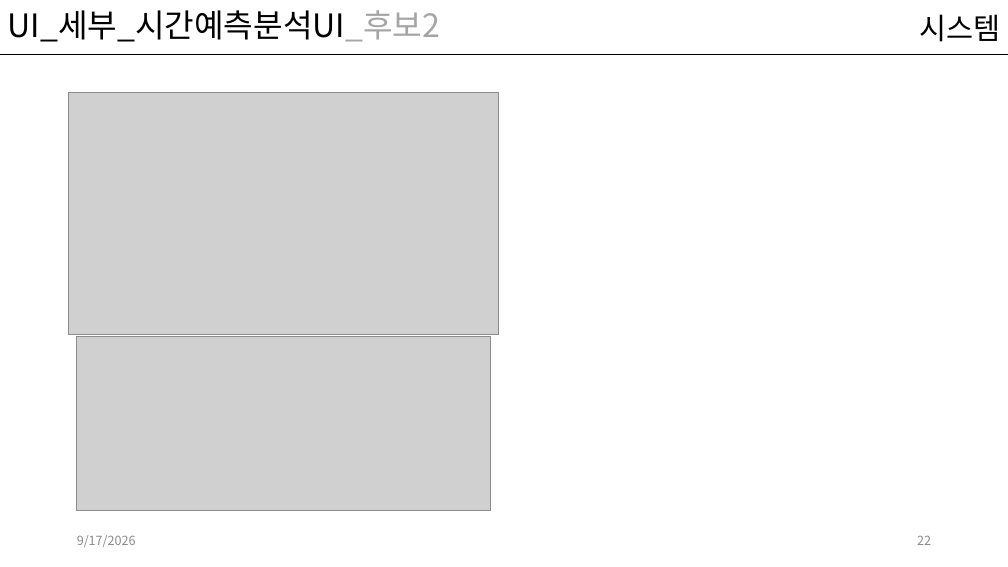
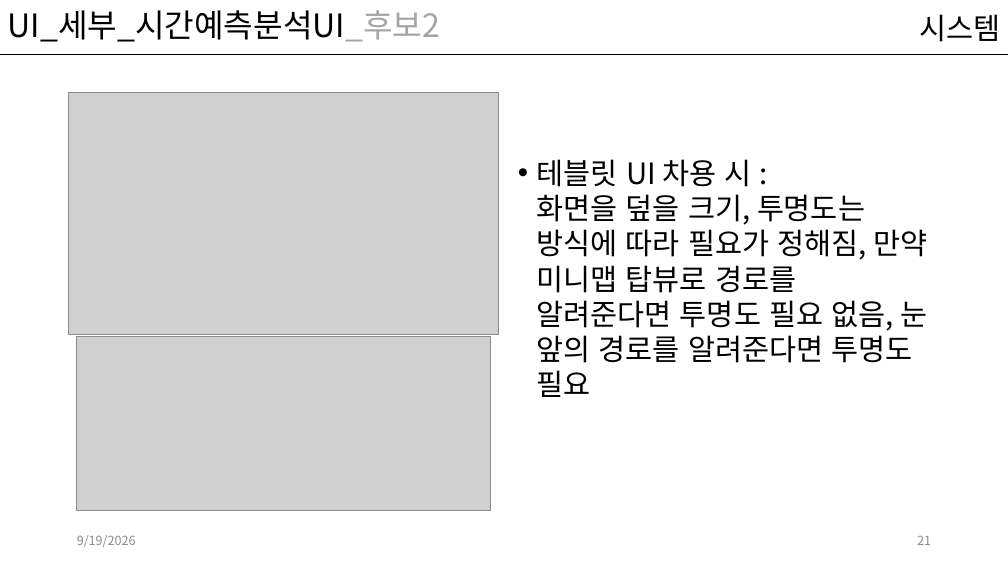
Before and after one commit to kwakyerin/2026_Graduation_Project, a slide deck: slide 21 of documents/HyunahKwon/design/designing/배트와 달트_기획서.pptx (slide 22 before the commit). Drawn at 1008x567 pixels with LibreOffice and Linux fonts; fonts in the diff are those of the drawing; grey boxes stand for pictures. Boxes give left, top, right and bottom in pixels: in the first picture for what was removed or moved away, otherwise in the second. Text is boxed around its words. In the diff, an @@ line names an element or a change of style, - is before the commit and + after.

```diff
--- a/documents/HyunahKwon/design/designing/배트와 달트_기획서.pptx
+++ b/documents/HyunahKwon/design/designing/배트와 달트_기획서.pptx
@@ text added at <box>537,159,927,397</box>, 28 pt, text #000000 @@
+• 테블릿 UI 차용 시 :
+  화면을 덮을 크기, 투명도는 방식에 따라 필요가 정해짐, 만약 미니맵 탑뷰로 경로를 알려준다면 투명도 필요 없음, 눈 앞의 경로를 알려준다면 투명도 필요
@@ text at <box>77,535,136,547</box>: text changed @@
-9/17/2026
+9/19/2026
@@ page number at <box>917,536,931,545</box>: text changed @@
-22
+21
```
Also in this commit, not shown: 14 other slides changed, 1 slide added.
